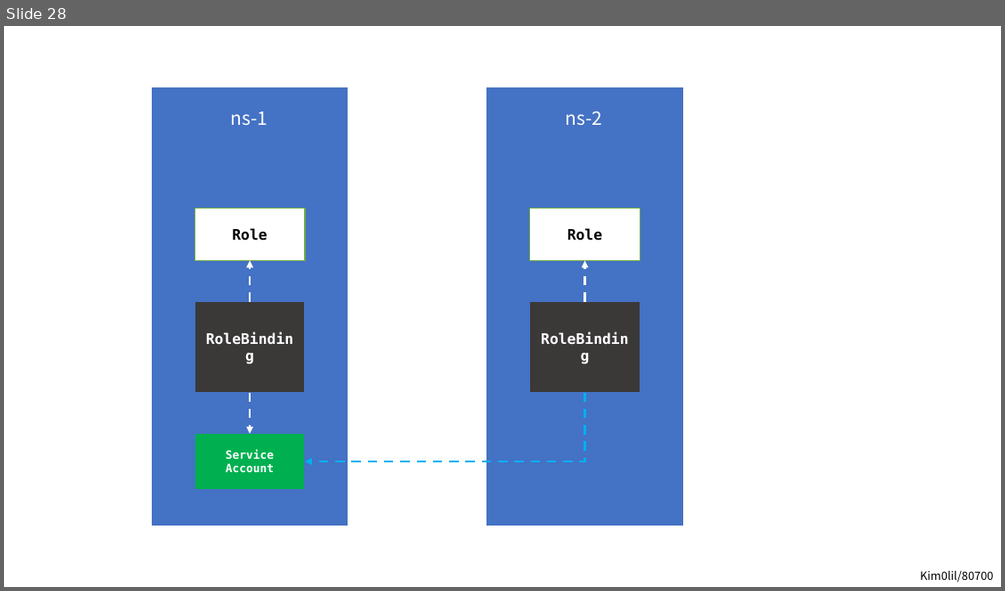
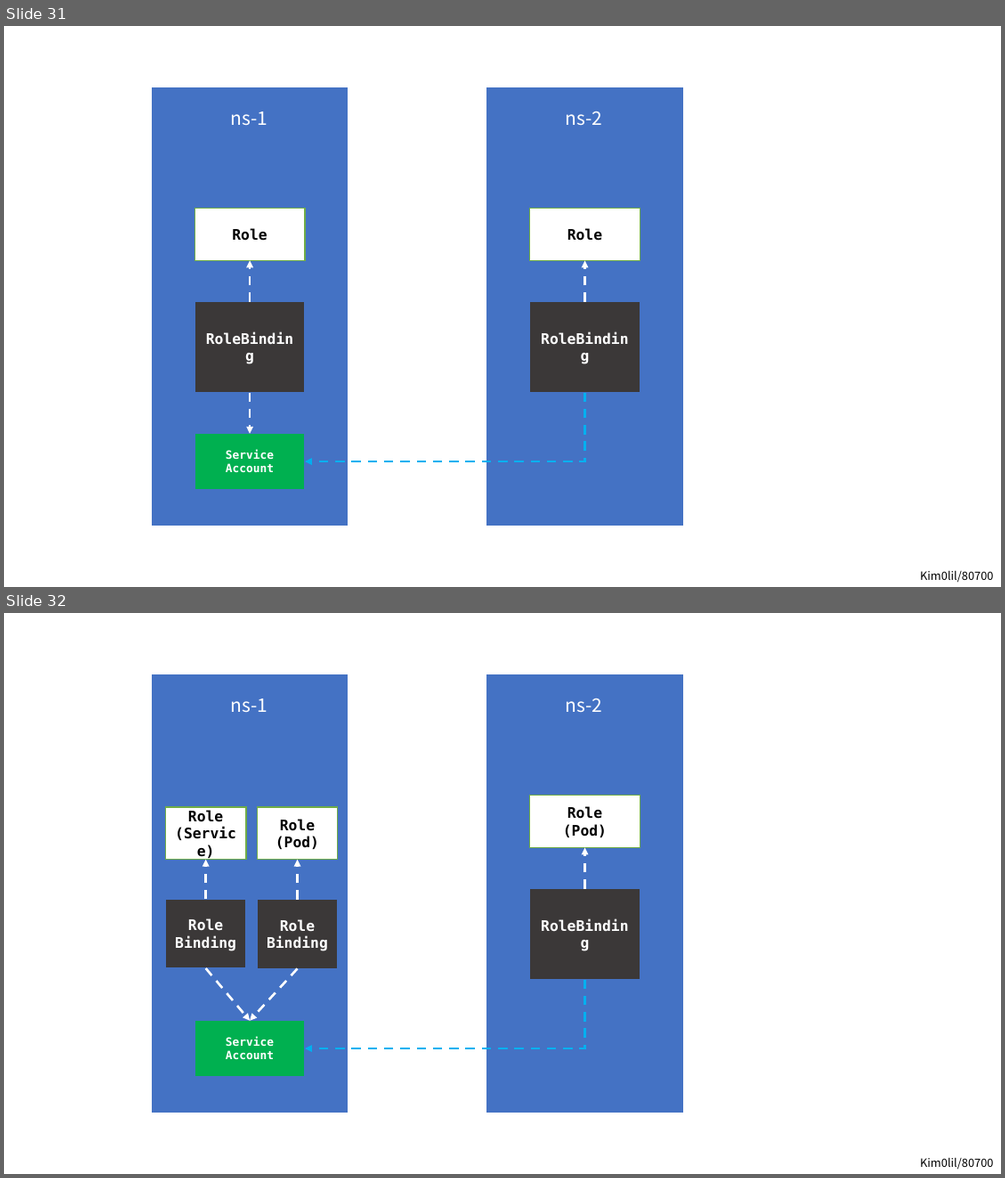
Before and after one commit to kim0lil/80700, a slide deck: assets/images.pptx. Shown one above the other, each under a label of ours: slide 28 before the commit, slides 31 and 32 after it. The pictures are 1005x591 and 1005x1178 pixels, drawn with LibreOffice and Linux fonts; fonts in the diff are those of the drawing. Boxes give left, top, right and bottom in pixels: in the first picture for what was removed or moved away, otherwise in the second. Text is boxed around its words. In the diff, an @@ line names an element or a change of style, - is before the commit and + after.

```diff
--- a/assets/images.pptx
+++ b/assets/images.pptx
@@ slide 32 added at bbox=[4, 613, 1001, 1174], background #FFFFFF @@
@@ group added at bbox=[152, 675, 682, 1111]: 9 rectangles, 5 arrows, 2 texts, 1 elbow arrow @@
+ns-1
+Role
+(Pod)
+Role
+Binding
+Service Account
+ns-2
+Role
+(Pod)
+RoleBinding
+Role
+Binding
+Role
+(Service)
@@ text added at bbox=[920, 1157, 993, 1169], 11 pt, text #000000 @@
+Kim0lil/80700
@@ what was slide 28 is now slide 31 @@
```
Also in this commit, not shown: 7 other slides added, 12 other files.
